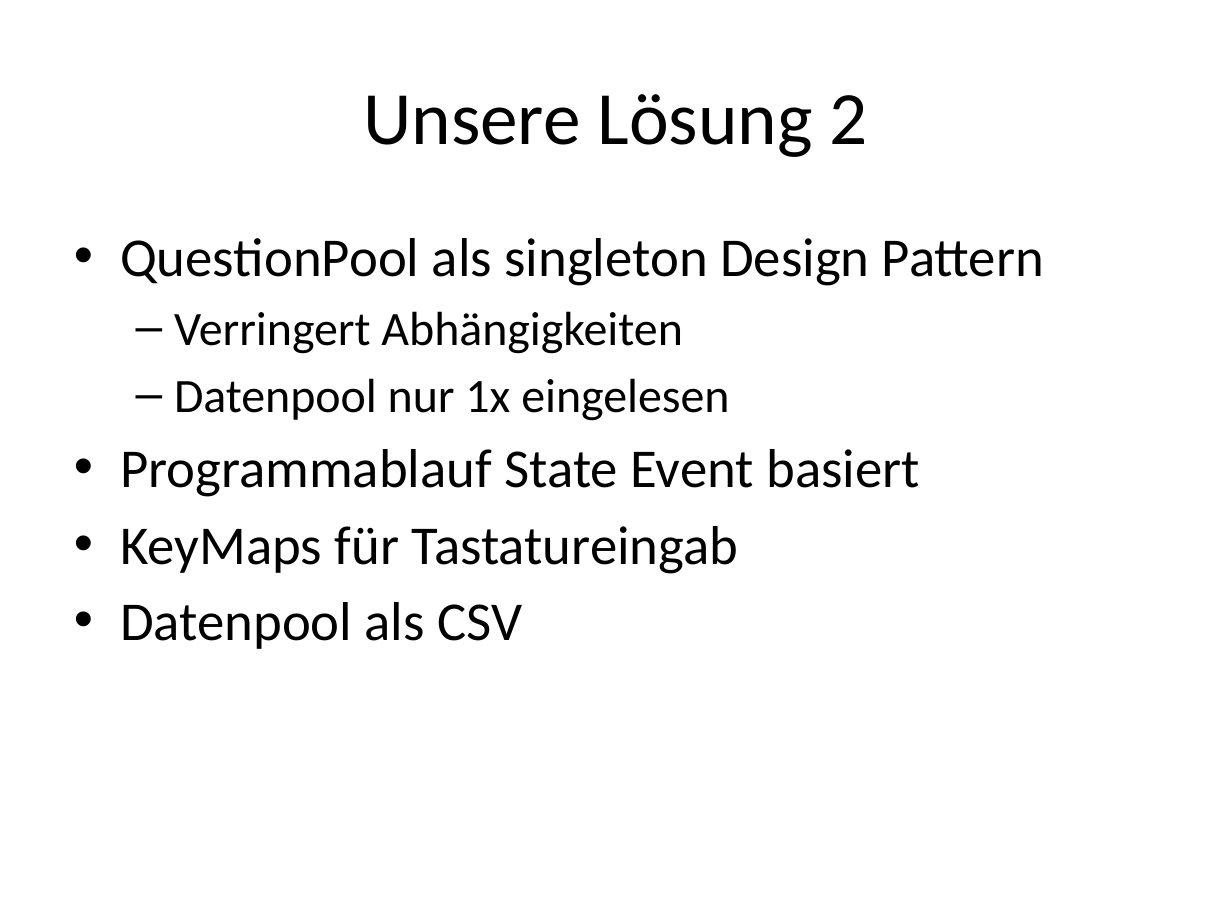
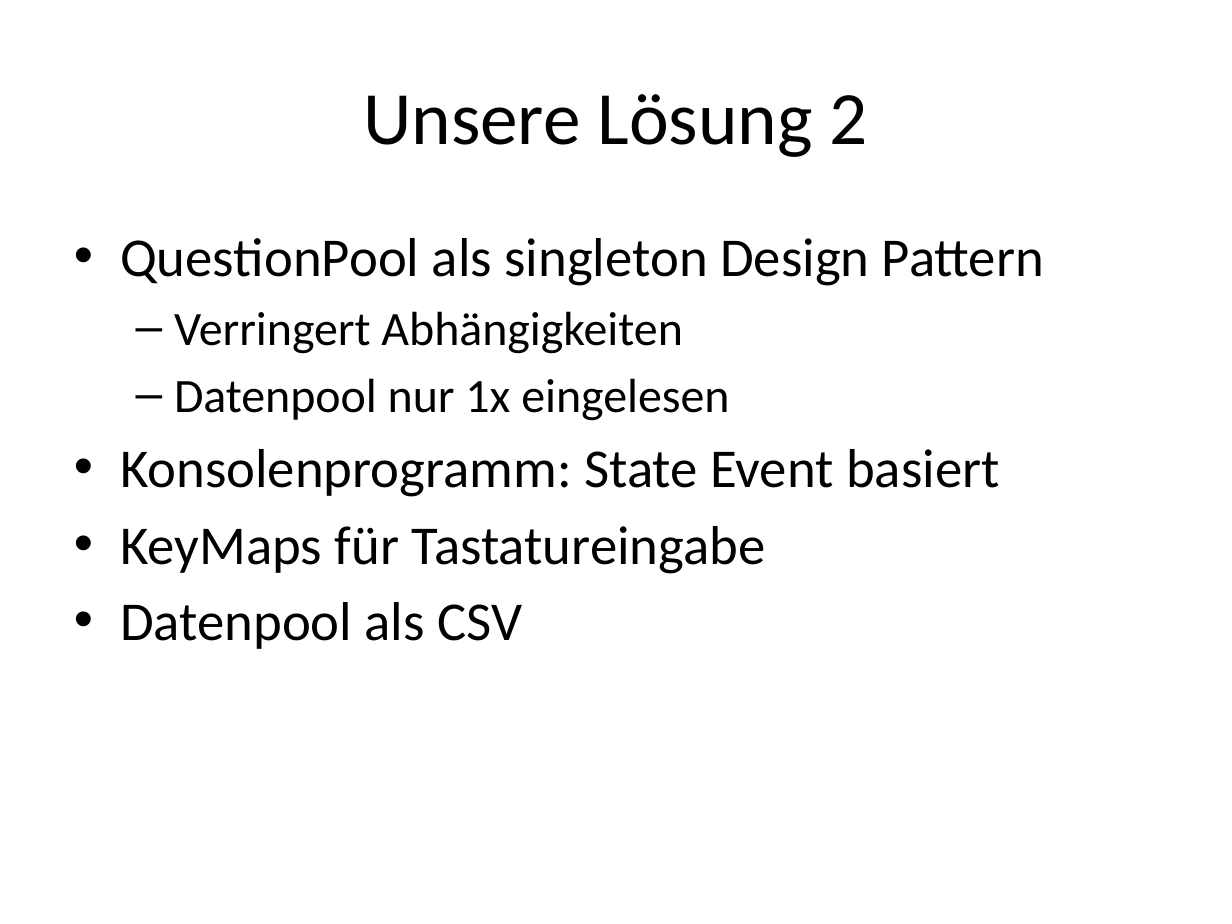
Before and after one commit to tscheims1/quiz-duell, a slide deck: slide 8 of Quizduell.pptx. Drawn at 1232x924 pixels with LibreOffice and Linux fonts; fonts in the diff are those of the drawing. Boxes give left, top, right and bottom in pixels: in the first picture for what was removed or moved away, otherwise in the second. Text is boxed around its words. In the diff, an @@ line names an element or a change of style, - is before the commit and + after.

```diff
--- a/Quizduell.pptx
+++ b/Quizduell.pptx
@@ text at (120, 449, 999, 574): text changed @@
-• Programmablauf State Event basiert
-• KeyMaps für Tastatureingab
+• Konsolenprogramm: State Event basiert
+• KeyMaps für Tastatureingabe
```
Also in this commit, not shown: 1 other slide changed.
